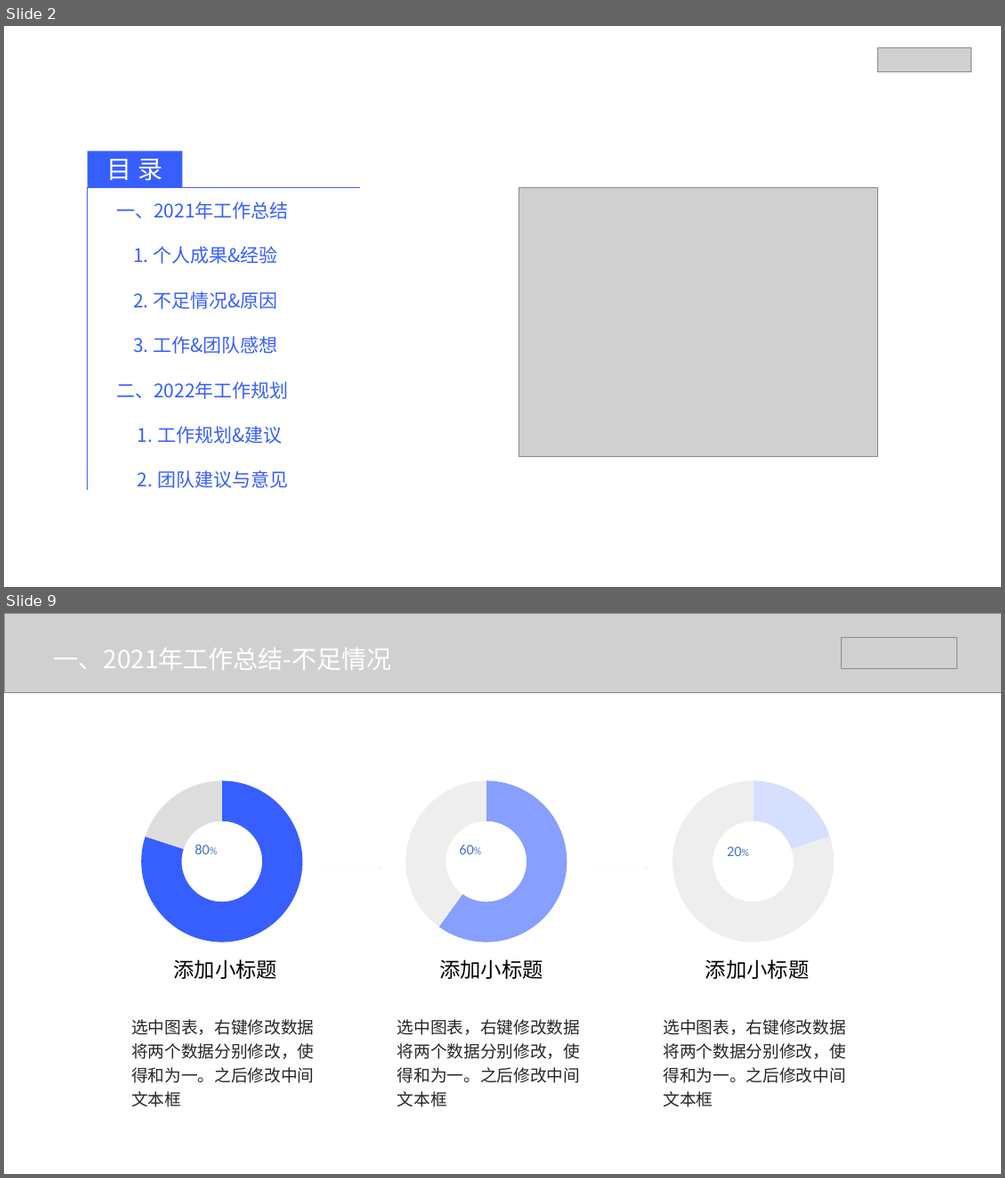
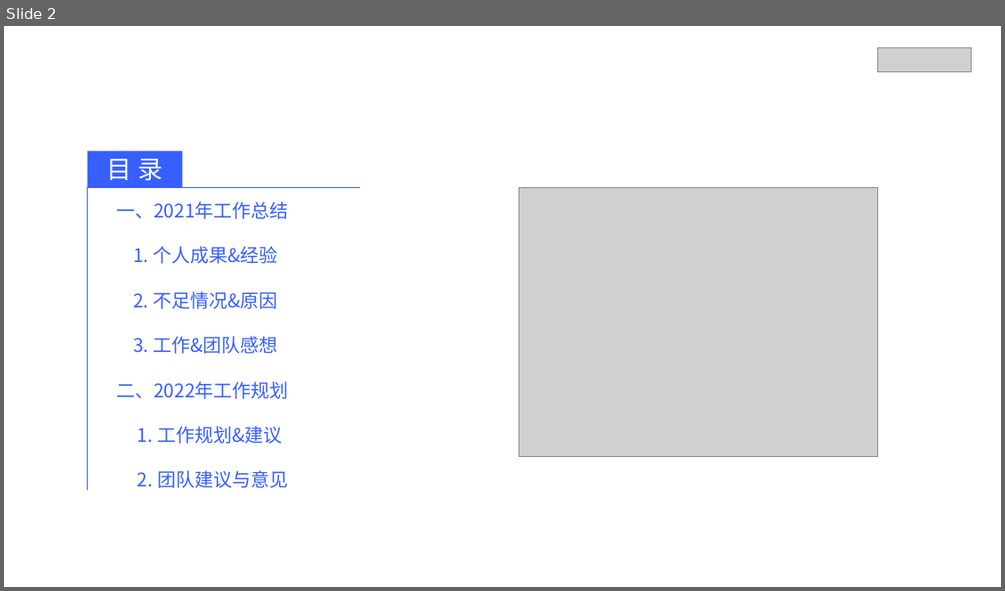
Before and after one commit to lvll-lll/get-get-climbing, a slide deck: doc/v/2021述职/互联网基础平台一部 2021年述职.pptx. Shown one above the other, each under a label of ours: slides 2 and 9 before the commit, slide 2 after it; the slides between them are not shown. The pictures are 1005x1178 and 1005x591 pixels, drawn with LibreOffice and Linux fonts; fonts in the diff are those of the drawing; grey boxes stand for pictures; background and template pictures are left out. Boxes give left, top, right and bottom in pixels: in the first picture for what was removed or moved away, otherwise in the second. Text is boxed around its words. In the diff, an @@ line names an element or a change of style, - is before the commit and + after.

```diff
--- a/doc/v/2021述职/互联网基础平台一部 2021年述职.pptx
+++ b/doc/v/2021述职/互联网基础平台一部 2021年述职.pptx
@@ slide 9 removed at [4, 613, 1001, 1174], background #FFFFFF @@
@@ picture removed at [4, 613, 1001, 692] @@
@@ picture removed at [841, 638, 957, 668] @@
@@ text removed at [54, 648, 392, 670] @@
-一、2021年工作总结-不足情况
@@ group removed at [112, 776, 863, 1107]: 9 texts, 3 doughnut charts, 2 arrows @@
-添加小标题
-选中图表，右键修改数据将两个数据分别修改，使得和为一。之后修改中间文本框
-添加小标题
-选中图表，右键修改数据将两个数据分别修改，使得和为一。之后修改中间文本框
-添加小标题
-选中图表，右键修改数据将两个数据分别修改，使得和为一。之后修改中间文本框
-categories: 1, 2
-Series 1: 80, 20
-80%
-categories: 1, 2
-Series 1: 60, 40
-60%
-categories: 1, 2
-Series 1: 20, 80
-20%
```
Also in this commit, not shown: 7 slides changed, 5 slides added, 2 other slides removed, 11 other files.
